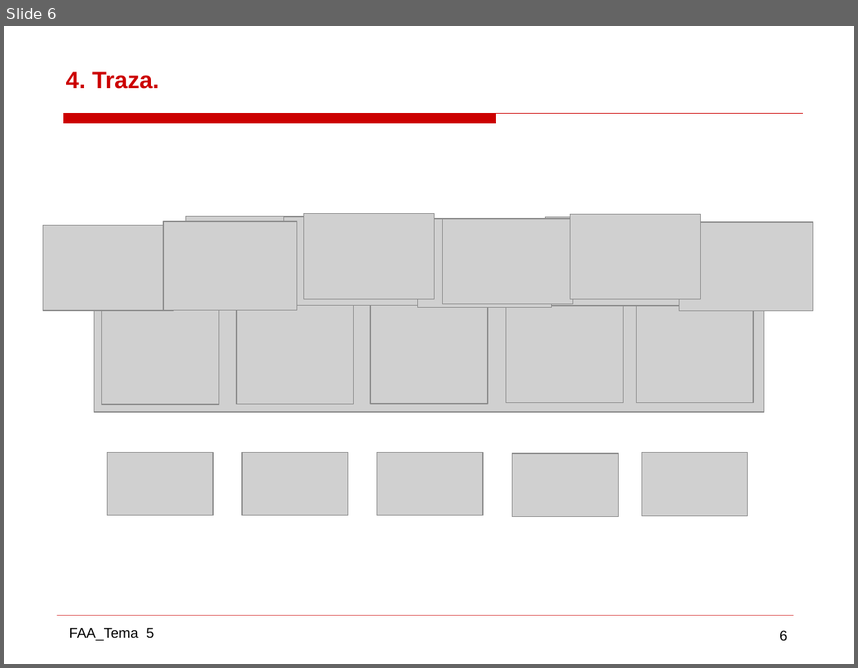
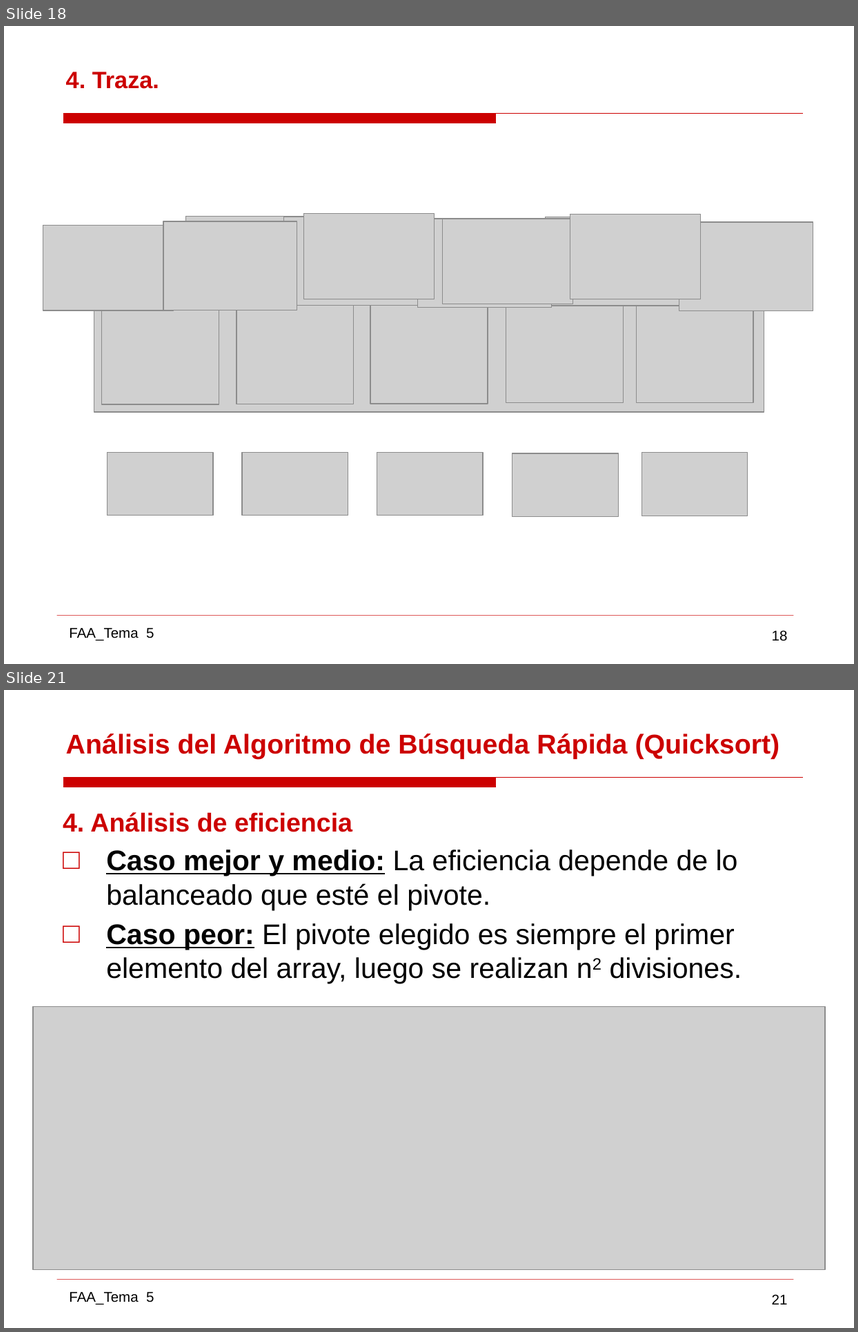
Before and after one commit to gabrielpr96/ETSIcode, a slide deck: FAA/Practica 2 AAD/AAD_11.pptx. Shown one above the other, each under a label of ours: slide 6 before the commit, slides 18 and 21 after it; the slides between them are not shown. The pictures are 858x668 and 858x1332 pixels, drawn with LibreOffice and Linux fonts; fonts in the diff are those of the drawing; grey boxes stand for pictures; background and template pictures are left out. Boxes give left, top, right and bottom in pixels: in the first picture for what was removed or moved away, otherwise in the second. Text is boxed around its words. In the diff, an @@ line names an element or a change of style, - is before the commit and + after.

```diff
--- a/FAA/Practica 2 AAD/AAD_11.pptx
+++ b/FAA/Practica 2 AAD/AAD_11.pptx
@@ slide 21 added at box(4, 690, 854, 1328), background #FFFFFF; not listed: 4 template elements that a slide beside it also shows @@
@@ title added at box(66, 733, 780, 759), 23 pt, text #CC0000, bold @@
+Análisis del Algoritmo de Búsqueda Rápida (Quicksort)
@@ text added at box(63, 812, 742, 984), 24 pt, text #000000 @@
+4. Análisis de eficiencia
+□ Caso mejor y medio: La eficiencia depende de lo balanceado que esté el pivote.
+□ Caso peor: El pivote elegido es siempre el primer elemento del array, luego se realizan n2 divisiones.
@@ picture added at box(33, 1006, 825, 1270) @@
@@ what was slide 6 is now slide 18 @@
@@ page number at box(772, 630, 788, 641): text changed @@
-6
+18
```
Also in this commit, not shown: 5 slides changed, 30 other slides added, 6 slides removed, 18 other files.
